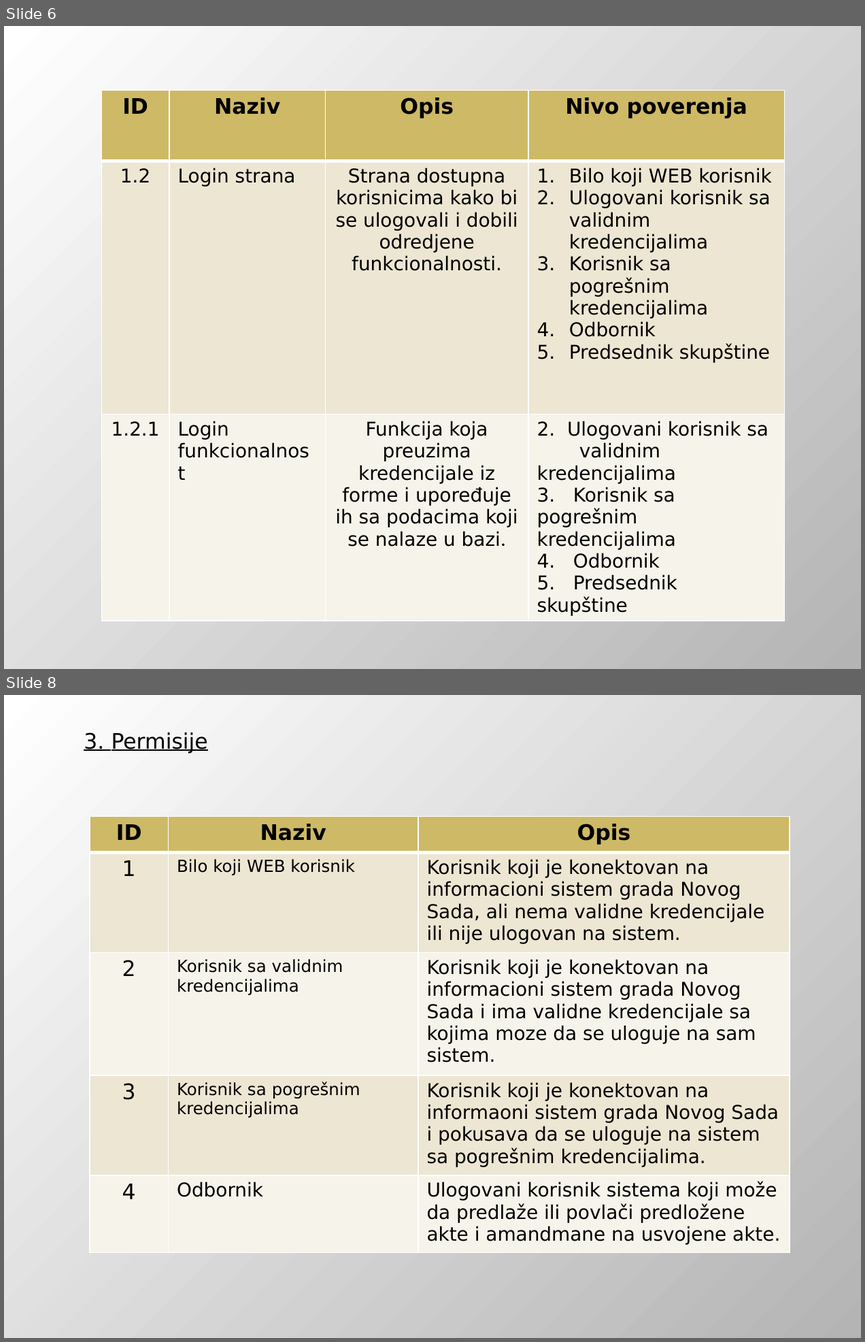
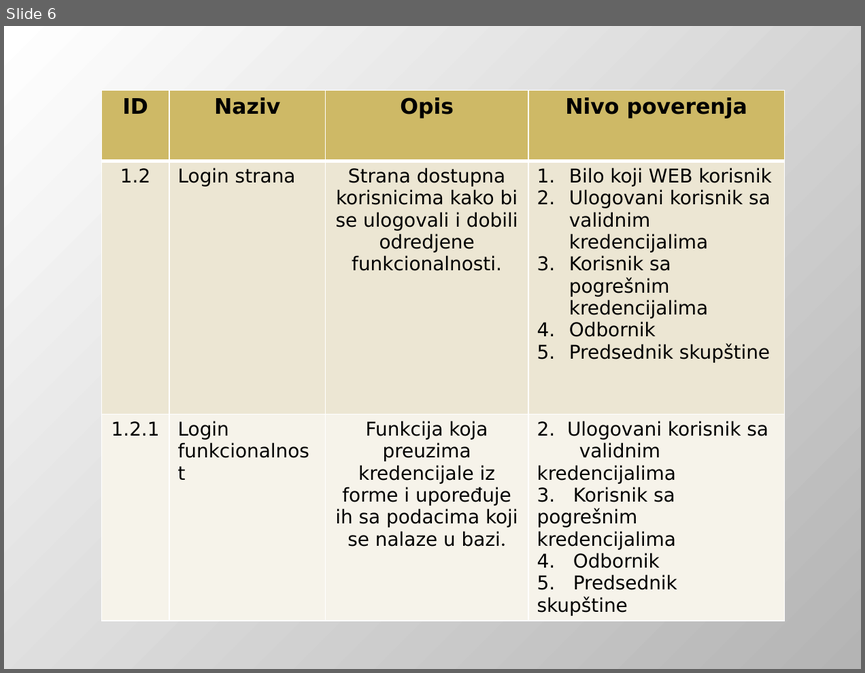
Before and after one commit to DejanUrosevic/XML-Projekat, a slide deck: Model Pretnji.pptx. Shown one above the other, each under a label of ours: slides 6 and 8 before the commit, slide 6 after it; the slides between them are not shown. The pictures are 865x1342 and 865x673 pixels, drawn with LibreOffice and Linux fonts; fonts in the diff are those of the drawing. Boxes give left, top, right and bottom in pixels: in the first picture for what was removed or moved away, otherwise in the second. Text is boxed around its words. In the diff, an @@ line names an element or a change of style, - is before the commit and + after.

```diff
--- a/Model Pretnji.pptx
+++ b/Model Pretnji.pptx
@@ slide 8 removed at (4, 695, 861, 1338), background gradient #FFFFFF to #B4B4B4 @@
@@ text removed at (84, 732, 208, 753) @@
-3. Permisije
@@ table removed at (90, 817, 789, 1275), 5 rows, 3 columns @@
-ID | Naziv | Opis
-1 | Bilo koji WEB korisnik | Korisnik koji je konektovan na informacioni sistem grada Novog Sada, ali nema validne kredencijale ili nije ulogovan na sistem.
-2 | Korisnik sa validnim kredencijalima | Korisnik koji je konektovan na informacioni sistem grada Novog Sada i ima validne kredencijale sa kojima moze da se uloguje na sam sistem.
-3 | Korisnik sa pogrešnim kredencijalima | Korisnik koji je konektovan na informaoni sistem grada Novog Sada i pokusava da se uloguje na sistem sa pogrešnim kredencijalima.
-4 | Odbornik | Ulogovani korisnik sistema koji može da predlaže ili povlači predložene akte i amandmane na usvojene akte.
```
Also in this commit, not shown: 9 slides changed, 9 slides added, 1 other slide removed, 6 other files.
